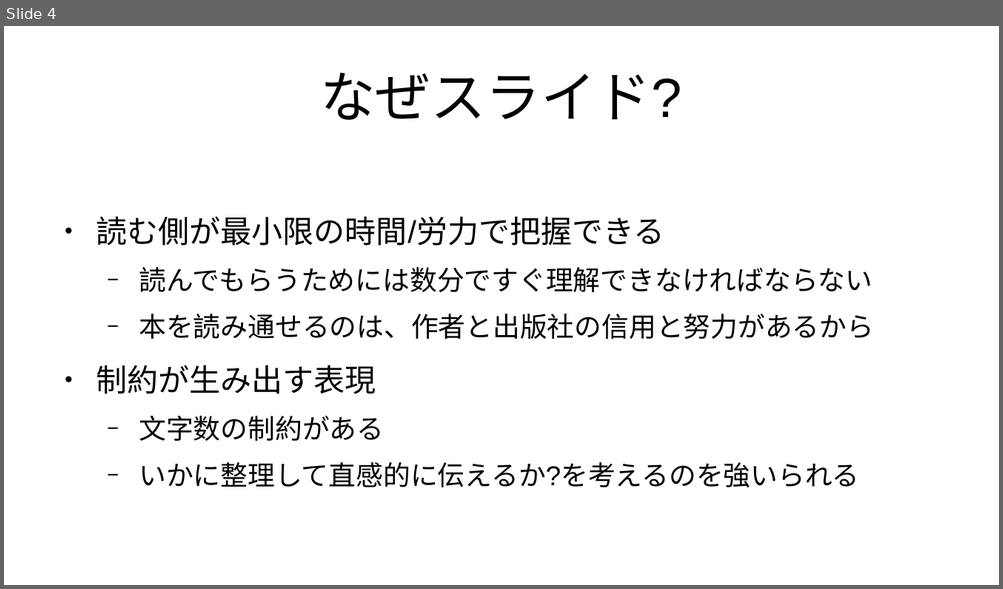
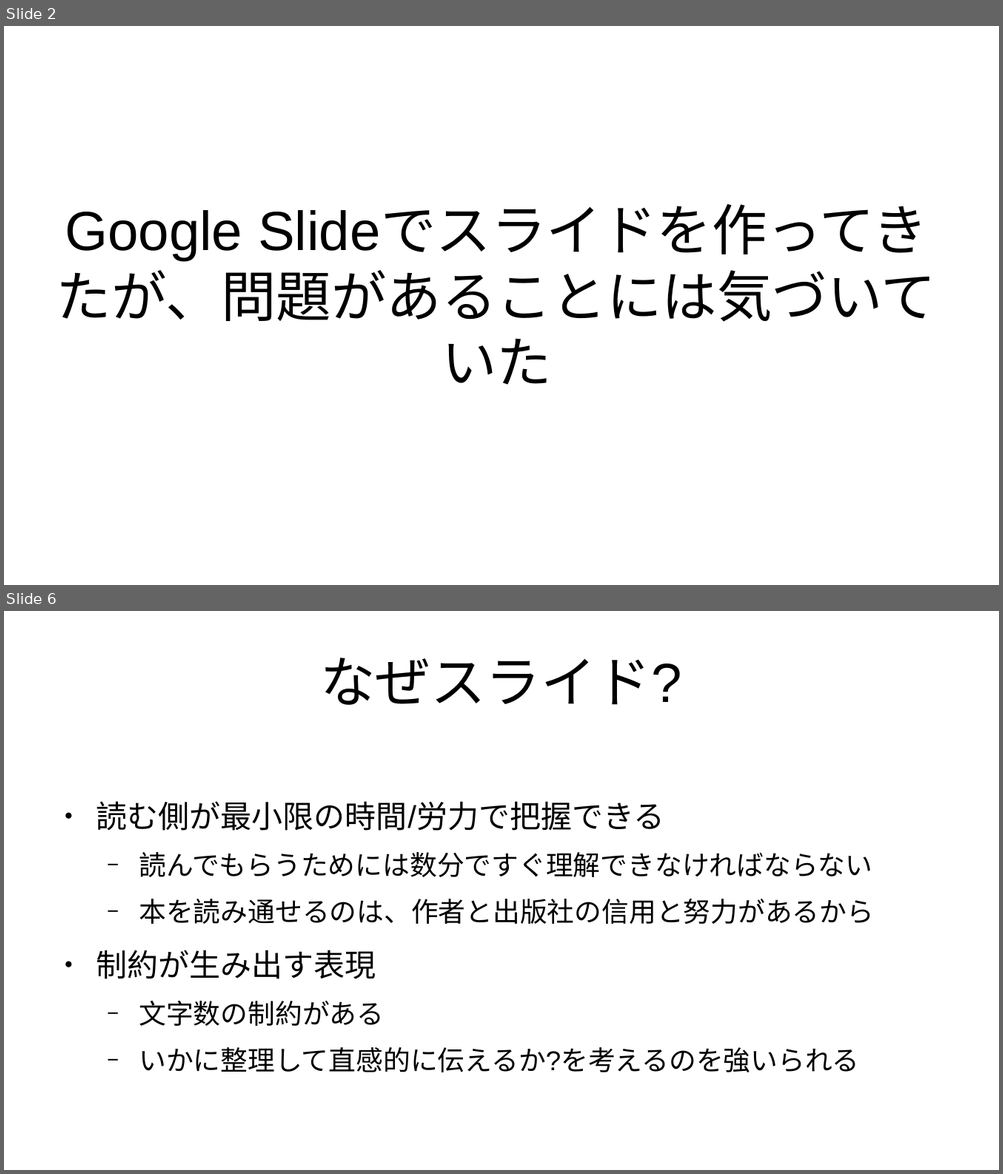
Before and after one commit to kijimaD/roam-ui, a slide deck: pages/pdfs/20250201_slide.odp. Shown one above the other, each under a label of ours: slide 4 before the commit, slides 2 and 6 after it; the slides between them are not shown. The pictures are 1003x589 and 1003x1174 pixels, drawn with LibreOffice and Linux fonts; fonts in the diff are those of the drawing. Boxes give left, top, right and bottom in pixels: in the first picture for what was removed or moved away, otherwise in the second. Text is boxed around its words. In the diff, an @@ line names an element or a change of style, - is before the commit and + after.

```diff
--- a/pages/pdfs/20250201_slide.odp
+++ b/pages/pdfs/20250201_slide.odp
@@ slide 2 added at box(4, 26, 999, 585), background #FFFFFF @@
@@ title added at box(57, 210, 936, 385), 44 pt, text #000000 @@
+Google Slideでスライドを作ってきたが、問題があることには気づいていた
@@ what was slide 4 is now slide 6 @@
```
Also in this commit, not shown: 4 slides changed, 4 other slides added, 1 slide removed, 4 other files.
